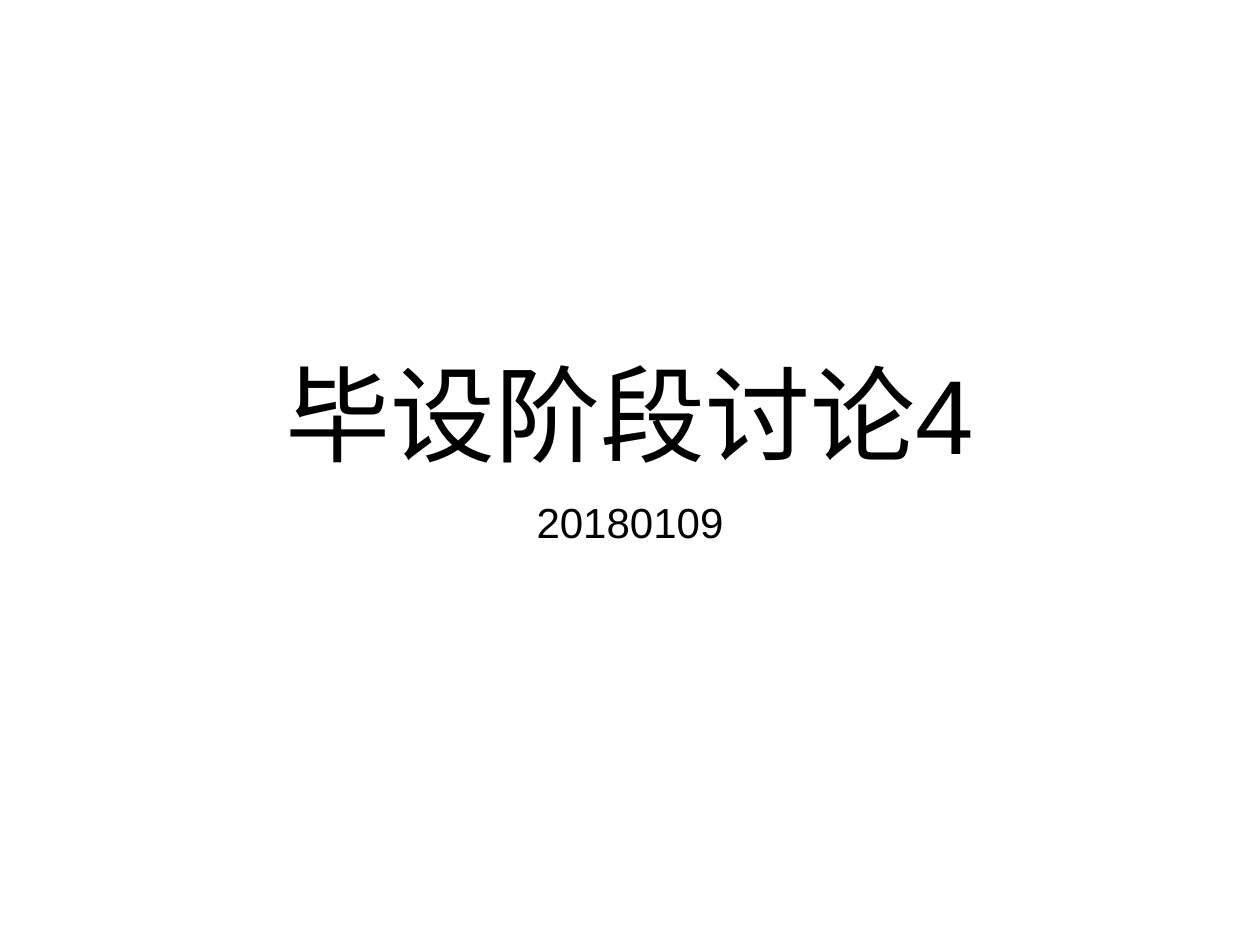
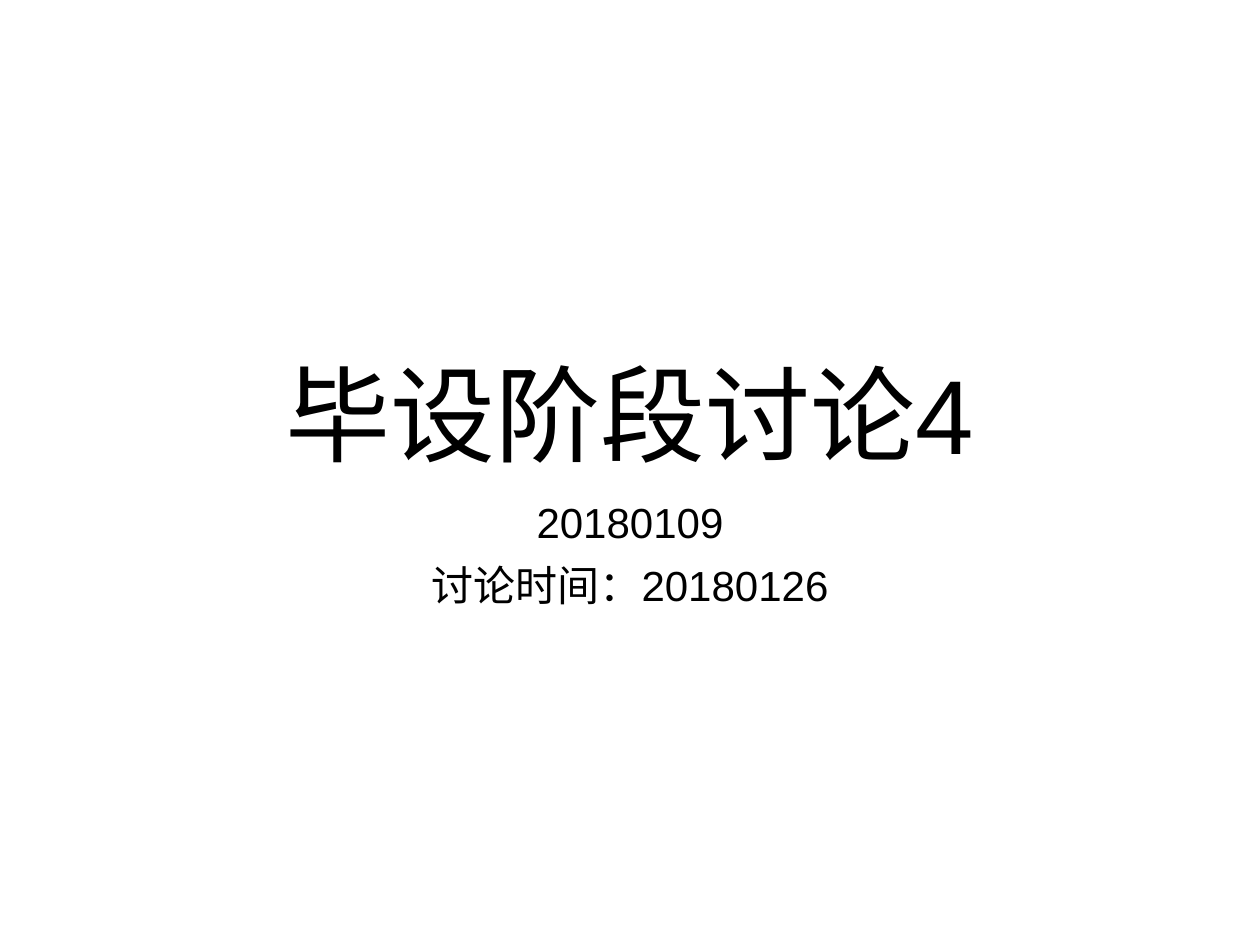
Before and after one commit to wangqing93/ibgp_exp, a slide deck: slide 1 of doc/毕设阶段讨论4.pptx. Drawn at 1260x945 pixels with LibreOffice and Linux fonts; fonts in the diff are those of the drawing. Boxes give left, top, right and bottom in pixels: in the first picture for what was removed or moved away, otherwise in the second. Text is boxed around its words. In the diff, an @@ line names an element or a change of style, - is before the commit and + after.

```diff
--- a/doc/毕设阶段讨论4.pptx
+++ b/doc/毕设阶段讨论4.pptx
@@ subtitle at [432, 565, 829, 605]: paragraph added @@
+讨论时间：20180126
```
Also in this commit, not shown: 8 other slides changed, 4 slides added, 1 other file.
